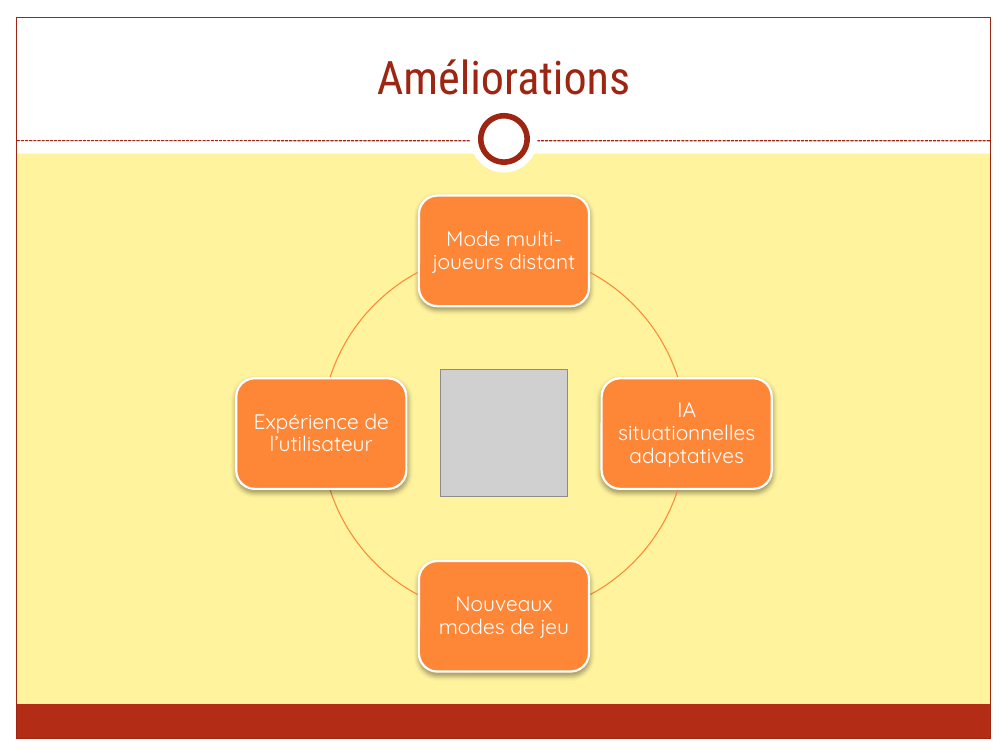
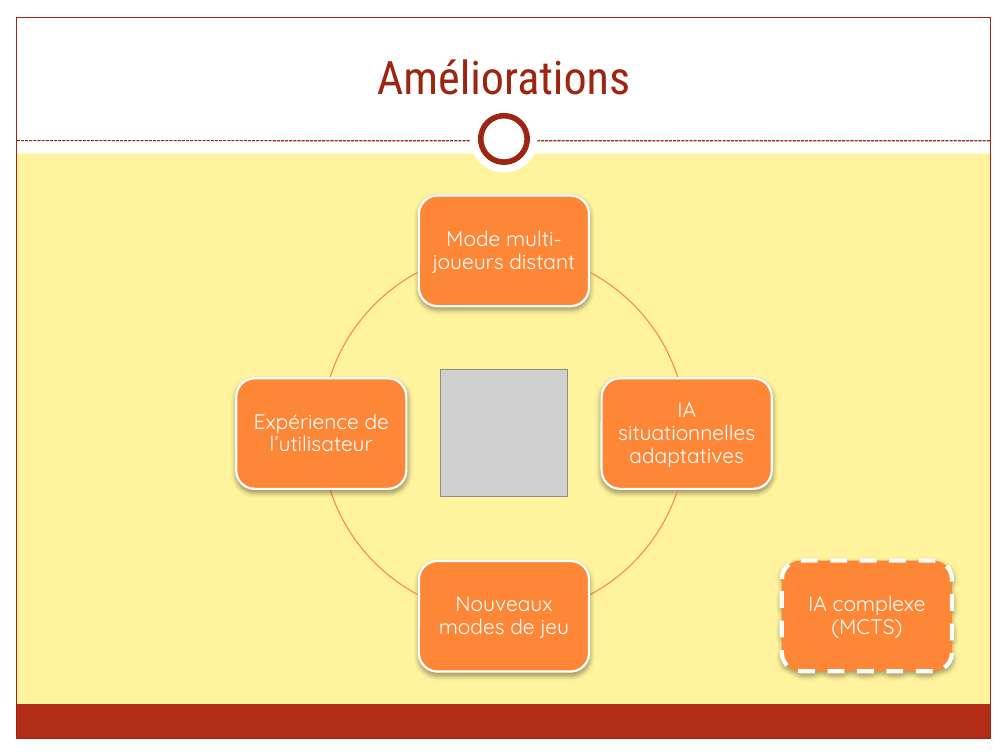
Before and after one commit to FieryWeasel/Picarete, a slide deck: slide 17 of SOURCES/RAPPORTS/Picarete - Presentation.pptx. Drawn at 1008x756 pixels with LibreOffice and Linux fonts; fonts in the diff are those of the drawing; grey boxes stand for pictures. Boxes give left, top, right and bottom in pixels: in the first picture for what was removed or moved away, otherwise in the second. Text is boxed around its words. In the diff, an @@ line names an element or a change of style, - is before the commit and + after.

```diff
--- a/SOURCES/RAPPORTS/Picarete - Presentation.pptx
+++ b/SOURCES/RAPPORTS/Picarete - Presentation.pptx
@@ rounded rectangle added at box(782, 560, 953, 671), fill #FE8637, outline #FFFFFF 3 pt dashed @@
@@ text added at box(808, 595, 926, 638), 15 pt, text #FFFFFF @@
+IA complexe (MCTS)
```
Also in this commit, not shown: 8 other slides changed, 1 slide added, 1 slide removed, 4 other files.
